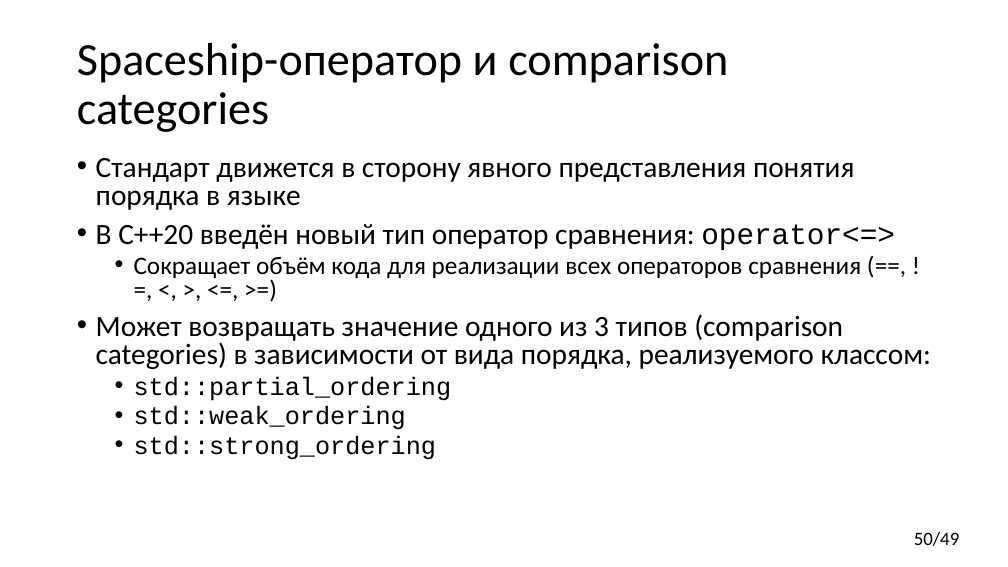
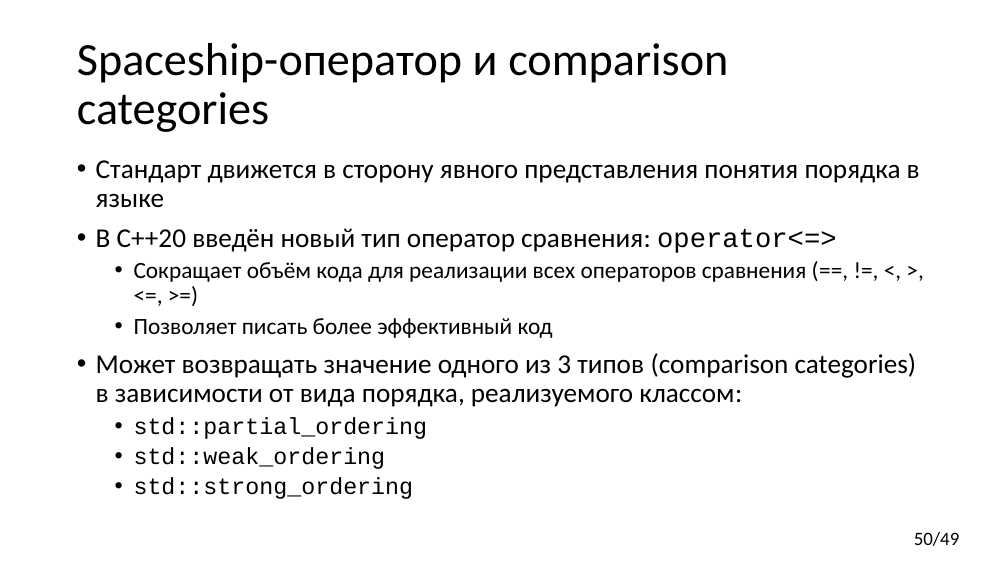
Before and after one commit to yugr/CppRussia, a slide deck: slide 50 of 2023/RU.pptx. Drawn at 1008x567 pixels with LibreOffice and Linux fonts; fonts in the diff are those of the drawing. Boxes give left, top, right and bottom in pixels: in the first picture for what was removed or moved away, otherwise in the second. Text is boxed around its words. In the diff, an @@ line names an element or a change of style, - is before the commit and + after.

```diff
--- a/2023/RU.pptx
+++ b/2023/RU.pptx
@@ text at box(96, 160, 920, 499): size 28 to 25.9 pt in "Стандарт движется в сторону явного представления понятия ...", "В C++20 введён новый тип оператор сравнения: ...", "Может возвращать значение одного из 3 типов ..."; size 24 to 22.2 pt in "Сокращает объём кода для реализации всех операторов ...", "std::partial_ordering", "std::weak_ordering", "std::strong_ordering"; line spacing 0.8 to 0.9 @@
@@ text at box(134, 318, 553, 338): paragraph added @@
+  • Позволяет писать более эффективный код
```
Also in this commit, not shown: 4 other slides changed, 1 other file.
